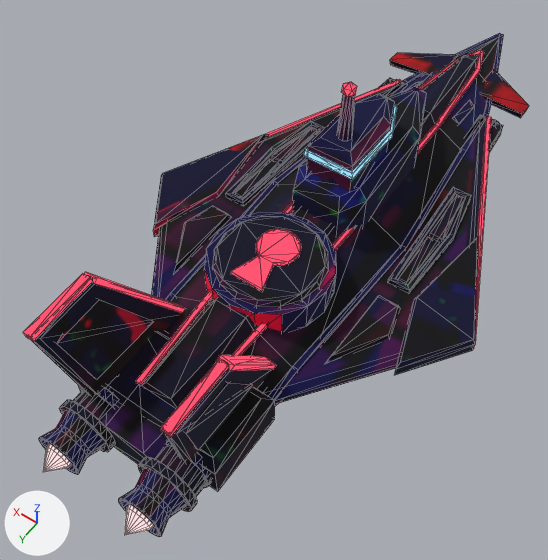
An edit to the glTF model assets/models/ships/seal.glb, drawn before and after from the same camera.
One viewpoint serves both versions: a 50 mm lens placed at (-3.2, 6.07, 7.21), pointed at (0.13, 1.4, -0.11). The axes (+X, +Y, +Z) are drawn at lower left. The lights are the same throughout. The first picture is the older version. Mesh edges are drawn as thin lines. Vertices at exactly the same position are counted once.

Objects in the first picture: 'seal'.
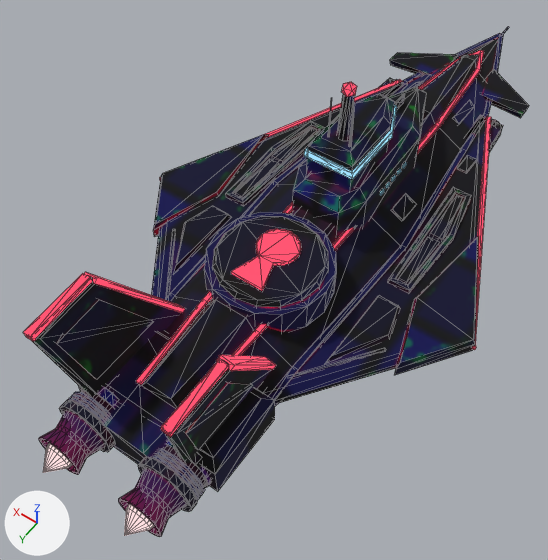
Location of each change, (x1, y1, x2, y2) in pixels of the pictures (548 x 560 px):
'seal', reshaped: before (23, 33, 529, 537); after (23, 27, 529, 537)
part 1 of me_seal, added: after (395, 94, 405, 110)
part 2 of me_seal, added: after (457, 155, 476, 172)
part 3 of me_seal, added: after (328, 98, 332, 136)
part 4 of me_seal, added: after (349, 107, 354, 146)
part 5 of me_seal, added: after (74, 392, 110, 416)
part 6 of me_seal, added: after (158, 448, 205, 496)
part 7 of me_seal, added: after (68, 395, 202, 501)
part 8 of me_seal, added: after (392, 193, 417, 221)
part 9 of me_seal, added: after (166, 229, 175, 298)
part 10 of me_seal, added: after (293, 348, 386, 377)
part 11 of me_seal, surface changed: (33, 33, 529, 537) in both

The edits, one by one:
me_seal is used by ob_seal; location (0.0, 0.0, 0.0).
me_seal had 1506 vertices, 2768 faces and spanned x -2.31..2.31, y -4.67..4.82, z -0.62..2.14.
me_seal now has 1934 vertices, 3468 faces and spans x -2.34..2.34, y -4.95..4.82, z -0.62..2.14.
me_seal part 1: a new loose piece, a box spanning x -0.01..0.01, y -1.26..-1.04, z 0.91..1.05, in mat_seal_dark.
me_seal part 2: a new loose piece, a box spanning x -0.99..-0.85, y -1.75..-1.45, z 0.065..0.095, in mat_seal_dark.
me_seal part 3: a new loose piece, a 6-sided cut cone along z (radius 0.012 at the low end, 0.005 at the high end) spanning x 0.128..0.152, y 0.31..0.33, z 1.4..1.95, in mat_seal_dark_round.
me_seal part 4: a new loose piece, a 6-sided cut cone along z (radius 0.012 at the low end, 0.005 at the high end) spanning x -0.152..-0.128, y 0.31..0.33, z 1.4..1.95, in mat_seal_dark_round.
me_seal part 5: a new loose piece, a 12-sided cylinder along y spanning x 0.208..0.892, y 4.01..4.035, z -0.362..0.322, in mat_seal_steel.
me_seal part 6: a new loose piece, a 12-sided cylinder along y spanning x -0.892..-0.208, y 4.01..4.035, z -0.362..0.322, in mat_seal_steel.
me_seal part 7: 96 vertices added at x -0.89..0.89, y 4.05..4.12, z -0.36..0.32.
me_seal part 8: 16 vertices added at x -0.77..0.77, y -0.48..-0.12, z 0.14..0.27.
me_seal part 9: 8 vertices added at x 0.84..1.54, y 1.59..2.54, z 0.06..0.09.
me_seal part 10: 8 vertices added at x -1.54..-0.84, y 1.59..2.54, z 0.06..0.09.
me_seal part 11: 2074 kept faces spanning x -2.31..2.31, y -4.67..4.6, z -0.62..2.0 get new texture (UV) coordinates.
Other edits to the shape of me_seal do not show in these pictures.
